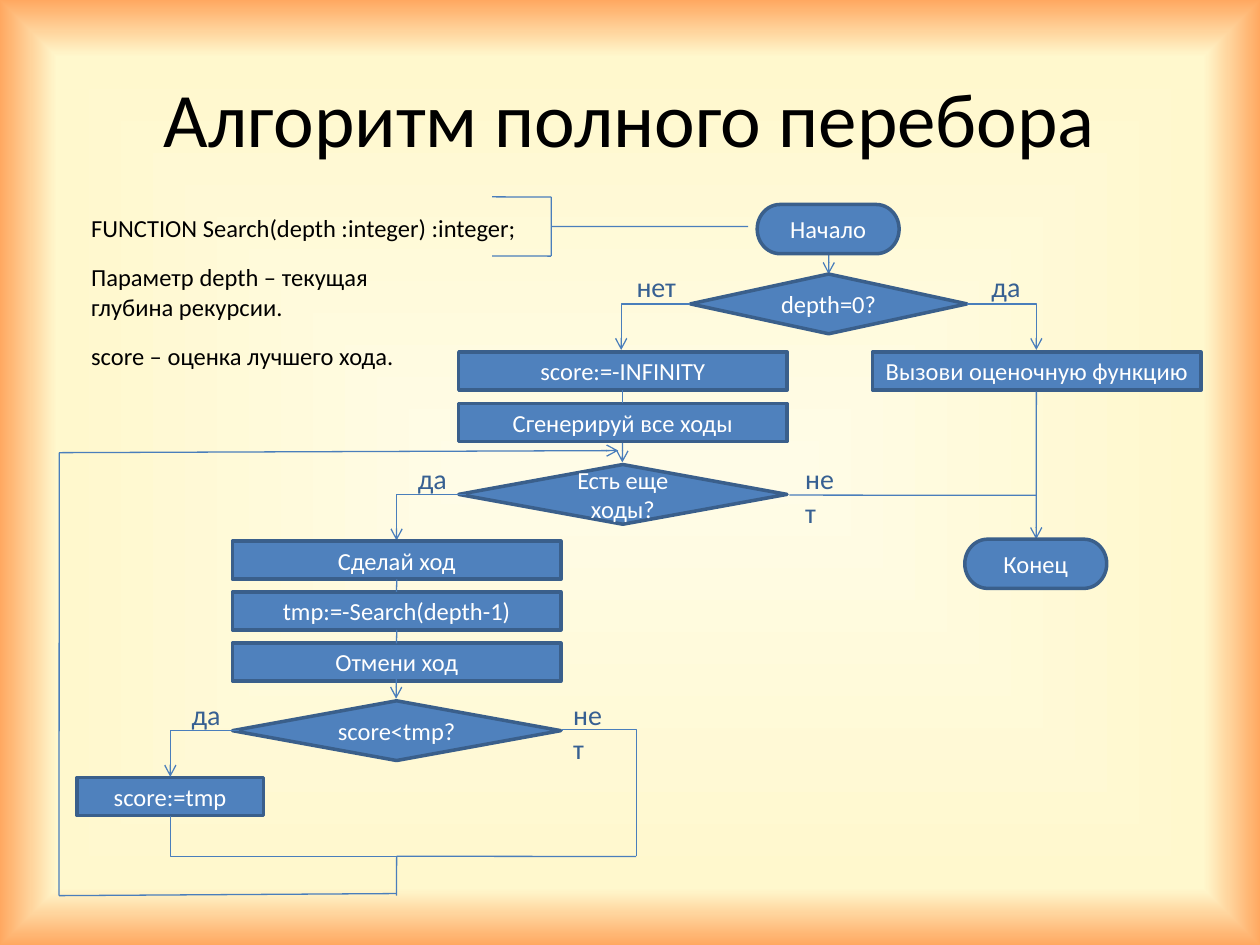
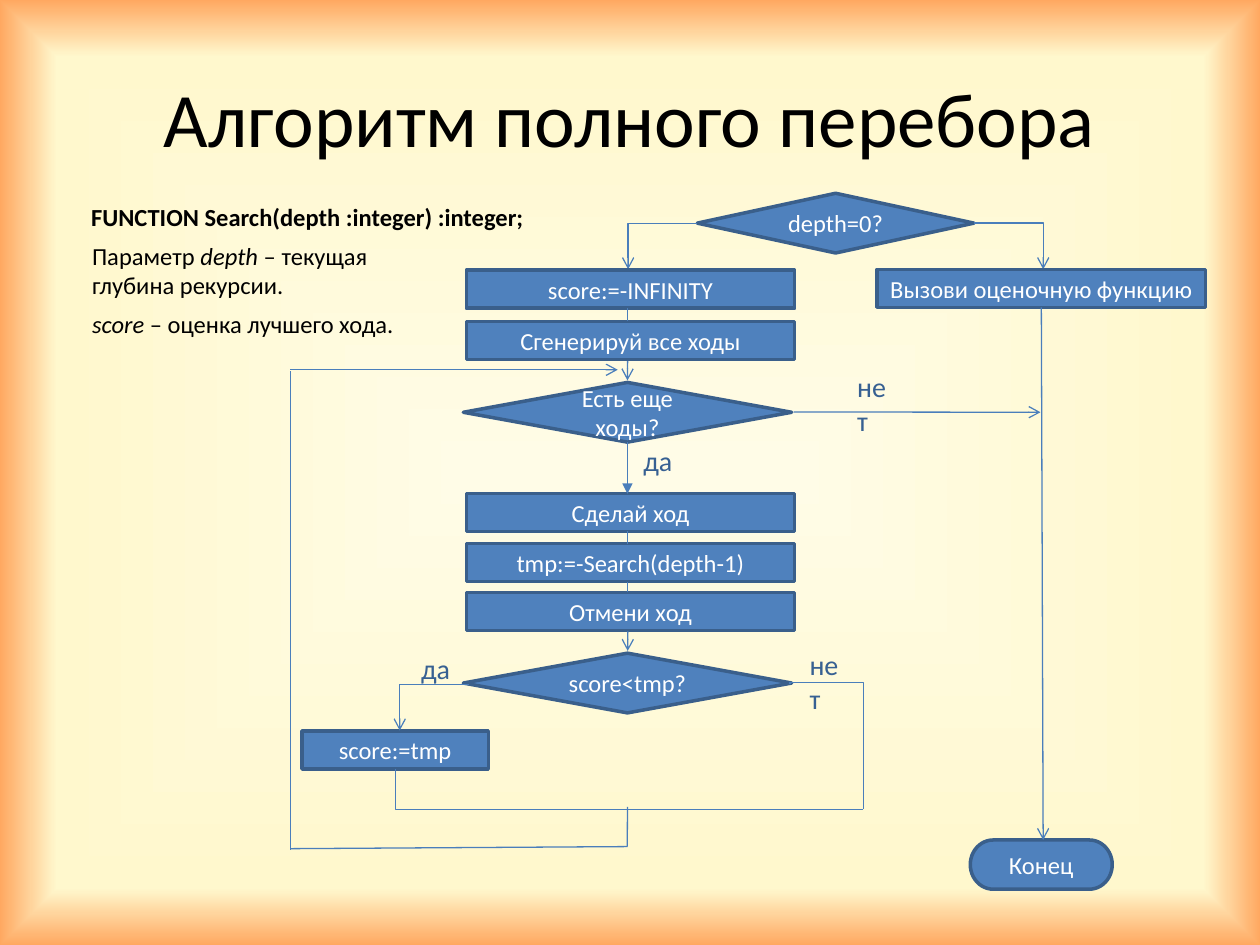
Before and after one commit to GrachevaElena/Checkers, a slide deck: slide 7 of Project.pptx. Drawn at 1260x945 pixels with LibreOffice and Linux fonts; fonts in the diff are those of the drawing. Boxes give left, top, right and bottom in pixels: in the first picture for what was removed or moved away, otherwise in the second. Text is boxed around its words. In the diff, an @@ line names an element or a change of style, - is before the commit and + after.

```diff
--- a/Project.pptx
+++ b/Project.pptx
@@ text "FUNCTION Search(depth :integer) :integer;": place and size @@
-text "FUNCTION Search(depth :integer) :integer;" at [91,219,516,242]
+text "FUNCTION Search(depth :integer) :integer;" at [91,208,523,230]
@@ text "FUNCTION Search(depth :integer) :integer;" at [91,208,523,230]: bold on @@
@@ text "Параметр depth – текущая глубина ...": place and size @@
-text "Параметр depth – текущая глубина ..." at [91,269,368,320]
+text "Параметр depth – текущая глубина ..." at [92,248,368,298]
@@ text "Параметр depth – текущая глубина ..." at [92,248,368,298]: italic on in "depth" @@
@@ elbow arrow moved from (690, 304) - (621, 350) to (697, 223) - (629, 270) @@
@@ 2 diamonds, 2 rectangles, 1 arrow, 1 line, 1 elbow arrow: place and size @@
-2 diamonds, 2 rectangles, 1 arrow, 1 line, 1 elbow arrow at [459,275,1036,524]
+2 diamonds, 2 rectangles, 1 arrow, 1 line, 1 elbow arrow at [464,193,1043,442]
@@ group removed at [397,197,900,857]: 4 lines, 1 arrow, 1 elbow arrow, 1 pill shape @@
-Начало
@@ text "нет": place and size @@
-text "нет" at [624,263,689,310]
+text "нет" at [631,262,697,309]
@@ text "да" rewrapped from [991,283,1020,304] to [999,286,1028,302] @@
@@ text "нет" rewrapped from [637,283,676,304] to [644,283,683,299] @@
@@ rectangle "Вызови оценочную функцию": place and size @@
-rectangle "Вызови оценочную функцию" at [873,353,1202,391]
+rectangle "Вызови оценочную функцию" at [877,270,1206,307]
@@ text "score – оценка лучшего хода.": place and size @@
-text "score – оценка лучшего хода." at [91,353,393,369]
+text "score – оценка лучшего хода." at [92,321,393,337]
@@ text "score – оценка лучшего хода." at [92,321,393,337]: italic on in "score" @@
@@ arrow moved from (1037, 392) - (1036, 539) to (1041, 307) - (1043, 840) @@
@@ line moved from (59, 896) - (59, 452) to (290, 849) - (290, 370) @@
@@ arrow moved from (59, 452) - (619, 451) to (290, 369) - (617, 369) @@
@@ line moved from (790, 495) - (1037, 495) to (794, 412) - (1041, 412) @@
@@ line (794, 412) - (1041, 412): line to arrow @@
@@ line moved from (552, 197) - (551, 256) to (627, 442) - (627, 494) @@
@@ line (627, 442) - (627, 494): line to arrow @@
@@ text "да": place and size @@
-text "да" at [418,475,447,495]
+text "да" at [643,457,672,476]
@@ 2 lines, 1 diamond, 1 arrow: place and size @@
-2 lines, 1 diamond, 1 arrow at [232,580,561,896]
+2 lines, 1 diamond, 1 arrow at [464,532,793,847]
@@ line moved from (397, 644) - (397, 630) to (627, 592) - (627, 582) @@
@@ 3 rectangles, 1 text: place and size @@
-3 rectangles, 1 text at [233,542,620,738]
+3 rectangles, 1 text at [466,494,857,688]
@@ rectangle "score:=tmp": place and size @@
-rectangle "score:=tmp" at [77,777,263,815]
+rectangle "score:=tmp" at [302,731,489,769]
@@ elbow line moved from (170, 815) - (397, 857) to (396, 769) - (863, 809) @@
@@ 1 text, 1 elbow arrow, 1 elbow line, 1 line: place and size @@
-1 text, 1 elbow arrow, 1 elbow line, 1 line at [59,711,636,896]
+1 text, 1 elbow arrow, 1 elbow line, 1 line at [291,665,863,849]
@@ pill shape "Конец": place and size @@
-pill shape "Конец" at [965,539,1108,588]
+pill shape "Конец" at [970,840,1113,890]
```
Also in this commit, not shown: 2 other slides changed.
